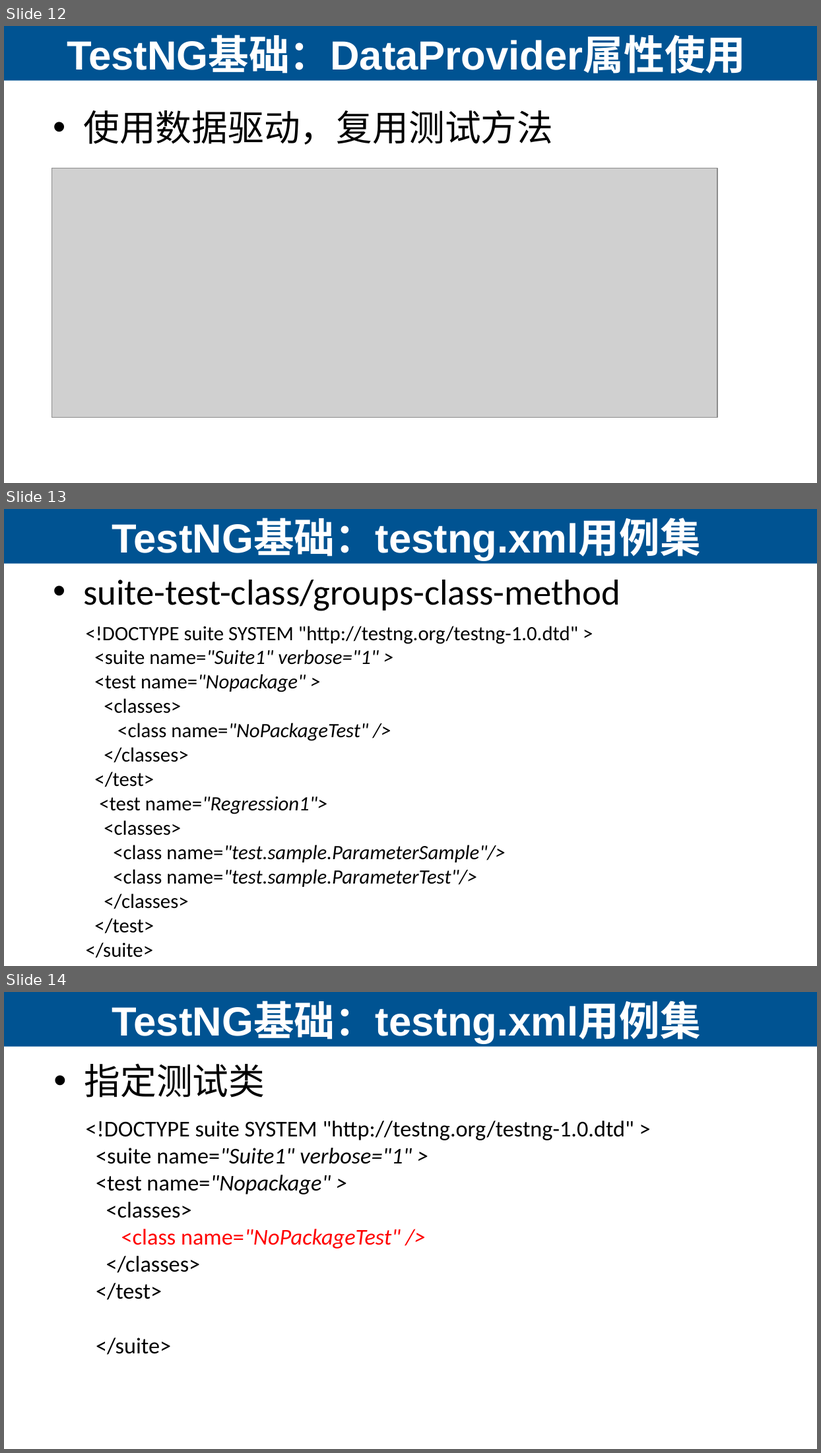
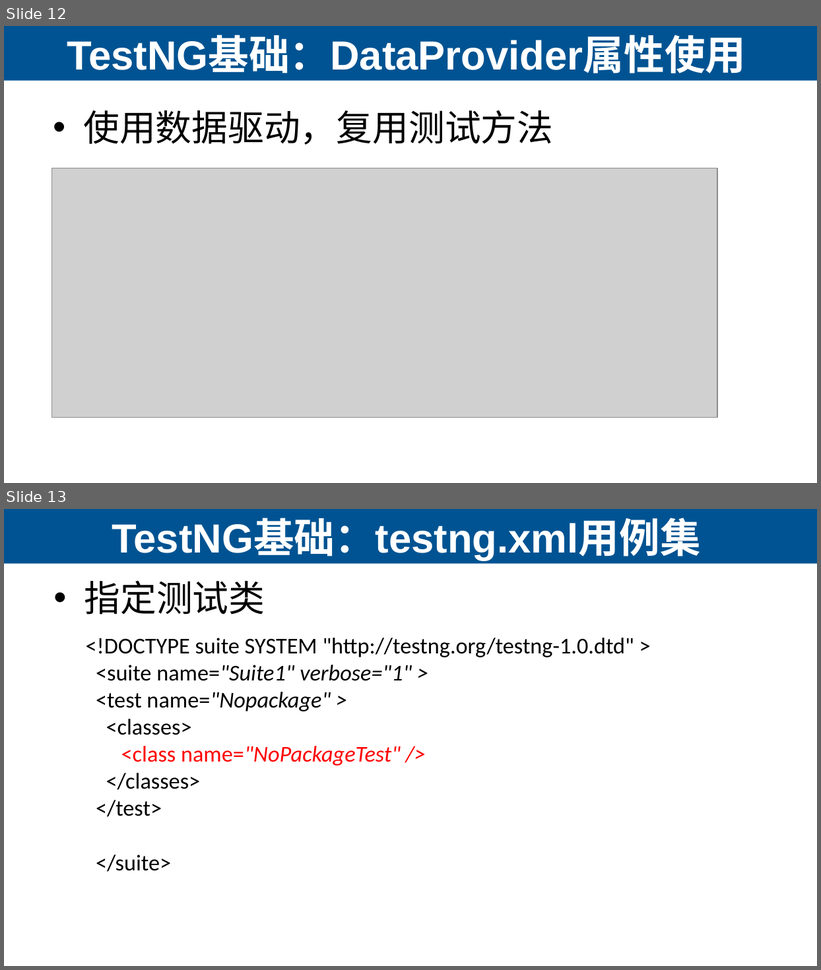
Before and after one commit to edu2act/course-interface-testing, a slide deck: materials/slides/ch04/03 引入测试框架.pptx. Shown one above the other, each under a label of ours: slides 12, 13 and 14 before the commit, slides 12 and 13 after it. The pictures are 821x1453 and 821x970 pixels, drawn with LibreOffice and Linux fonts; fonts in the diff are those of the drawing; grey boxes stand for pictures. Boxes give left, top, right and bottom in pixels: in the first picture for what was removed or moved away, otherwise in the second. Text is boxed around its words. In the diff, an @@ line names an element or a change of style, - is before the commit and + after.

```diff
--- a/materials/slides/ch04/03 引入测试框架.pptx
+++ b/materials/slides/ch04/03 引入测试框架.pptx
@@ slide 13 removed at [4,509,817,966], background #FFFFFF; not listed: 1 template element that a slide beside it also shows @@
@@ title removed at [112,520,701,560] @@
-TestNG基础：testng.xml用例集
@@ text removed at [83,580,620,611] @@
-• suite-test-class/groups-class-method
@@ text removed at [86,626,578,958] @@
-<!DOCTYPE suite SYSTEM "http://testng.org/testng-1.0.dtd" >
-<suite name="Suite1" verbose="1" >
-<test name="Nopackage" >
-<classes>
-<class name="NoPackageTest" />
-</classes>
-</test>
-<test name="Regression1">
-<classes>
-<class name="test.sample.ParameterSample"/>
-<class name="test.sample.ParameterTest"/>
-</classes>
-</test>
-</suite>
@@ what was slide 14 is now slide 13 @@
```
Also in this commit, not shown: 2 slides changed, 2 slides added, 1 other slide removed, 50 other files.
